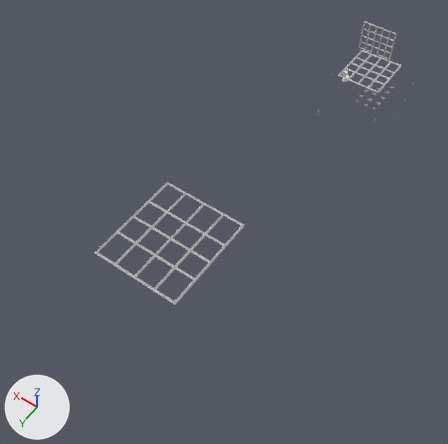
Two versions of the Blender file blender/level.blend, one commit apart.
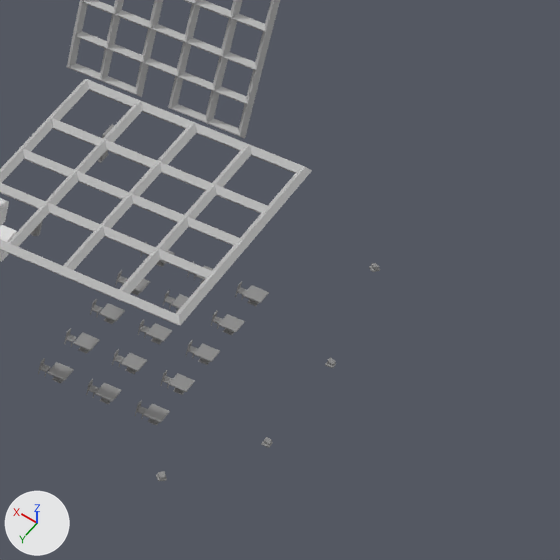
Each version appears first whole from a 50 mm camera at (-91.1, 236.0, 198.0) aimed at (-3.6, 113.4, 5.5), and next in a close-up on the part from 77% to 100% of the width and 8% to 30% of the height. Every picture has the same lights, and +X, +Y and +Z are marked at lower left.

Objects in the first close-up: 'Cash Register.002', 'Cash Register.004', 'Chair', 'Entrance', 'FoodCourtWindow', 'Table'.
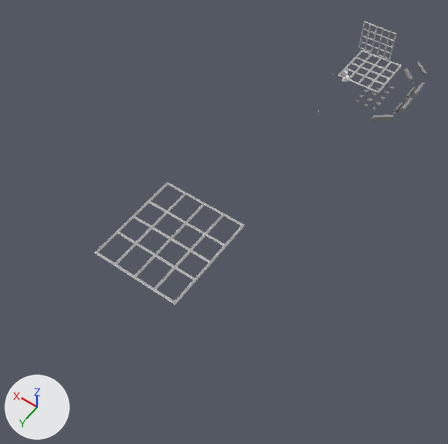
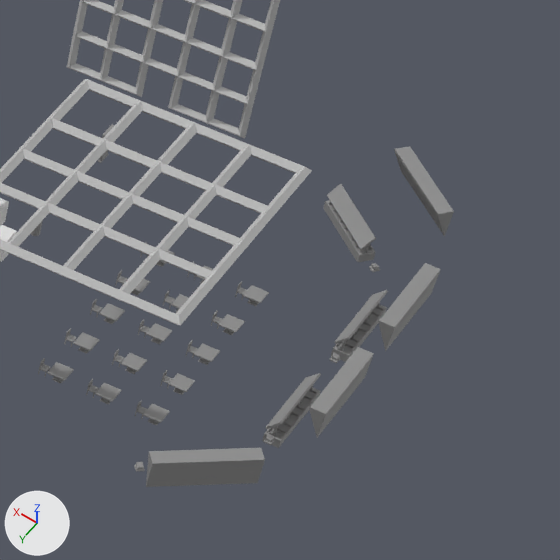
Commit message: Added some food court stuff

Where the change shows, as pixel boxes (x1, y1, x2, y2) in the close-ups (560 x 560 px):
'FoodMenu.003', added: after (146, 448, 265, 487)
'FoodMenu.002', added: after (309, 347, 374, 438)
'FoodTray.003', added: after (323, 184, 376, 262)
'FoodMenu.001', added: after (379, 263, 441, 351)
'FoodMenu', added: after (394, 146, 454, 236)
'FoodTray.001', added: after (262, 373, 321, 448)
'FoodTray', added: after (331, 290, 388, 362)
'Cash Register.002', moved: before (156, 471, 167, 481); after (134, 462, 145, 471)
'Cash Register.004', moved: before (325, 357, 336, 368); after (329, 352, 340, 363)

What changed in the scene script:
```text
Add me_cube_001_1:
    me_cube_001_1.from_pydata([(4.5, -1.42, 0.0), (4.5, -1.42, -0.17), (4.5, 0.0, 0.0), (4.5, -0.14, -2.63), (0.0, -1.42, 0.0), (0.0, -1.42, -0.17), (0.0, 0.0, 0.0), (0.0, -0.14, -2.63)], [], [(0, 1, 3, 2), (6, 7, 5, 4), (2, 3, 7, 6), (4, 5, 1, 0), (2, 6, 4, 0), (7, 3, 1, 5)])
    me_cube_001_1.materials.append(mat_assetmaterial_001)  # grey #8f8f8f
Add me_cube_003_1:
    me_cube_003_1.from_pydata(...)  # 156 vertices, 152 faces; spans x 0.0..2.5, y -0.04..1.5, z 0.0..2.51
    me_cube_003_1.materials.append(mat_assetmaterial_001)  # grey #8f8f8f
Change ob_cash_register_002:
    ob_cash_register_002.location: (-23.56, 21.28, 0.79) -> (-21.56, 21.28, 0.79)
Change ob_cash_register_004:
    ob_cash_register_004.location: (-28.75, 0.5, 0.77) -> (-28.75, -0.3, 0.77)
Add ob_foodmenu_003:
    ob_foodmenu_003 = bpy.data.objects.new('FoodMenu.003', me_cube_001_1)
    ob_foodmenu_003.location = (-31.4, 21.3, 7.0)
    ob_foodmenu_003.rotation_euler = (0.0, 0.0, 0.668)  # degrees (0, 0, 38)
    _m = ob_foodmenu_003.modifiers.new('Array', 'ARRAY')
Add ob_foodmenu_002:
    ob_foodmenu_002 = bpy.data.objects.new('FoodMenu.002', me_cube_001_1)
    ob_foodmenu_002.location = (-33.0, 4.6, 7.0)
    ob_foodmenu_002.rotation_euler = (0.0, 0.0, 1.571)  # degrees (0, 0, 90)
    _m = ob_foodmenu_002.modifiers.new('Array', 'ARRAY')
Add ob_foodmenu_001:
    ob_foodmenu_001 = bpy.data.objects.new('FoodMenu.001', me_cube_001_1)
    ob_foodmenu_001.location = (-33.0, -8.4, 7.0)
    ob_foodmenu_001.rotation_euler = (0.0, 0.0, 1.571)  # degrees (0, 0, 90)
    _m = ob_foodmenu_001.modifiers.new('Array', 'ARRAY')
Add ob_foodmenu:
    ob_foodmenu = bpy.data.objects.new('FoodMenu', me_cube_001_1)
    ob_foodmenu.location = (-24.0, -22.0, 7.0)
    ob_foodmenu.rotation_euler = (0.0, 0.0, 2.417)  # degrees (0, 0, 138)
    _m = ob_foodmenu.modifiers.new('Array', 'ARRAY')
Add ob_foodtray_003:
    ob_foodtray_003 = bpy.data.objects.new('FoodTray.003', me_cube_003_1)
    ob_foodtray_003.location = (-19.0, -19.0, 0.0)
    ob_foodtray_003.rotation_euler = (0.0, 0.0, 2.412)  # degrees (0, 0, 138)
    _m = ob_foodtray_003.modifiers.new('Array', 'ARRAY')
    _m.count = 3
Add ob_foodtray_001:
    ob_foodtray_001 = bpy.data.objects.new('FoodTray.001', me_cube_003_1)
    ob_foodtray_001.location = (-28.0, 4.0, 0.0)
    ob_foodtray_001.rotation_euler = (0.0, 0.0, 1.571)  # degrees (0, 0, 90)
    _m = ob_foodtray_001.modifiers.new('Array', 'ARRAY')
    _m.count = 3
Add ob_foodtray:
    ob_foodtray = bpy.data.objects.new('FoodTray', me_cube_003_1)
    ob_foodtray.location = (-28.0, -9.0, 0.0)
    ob_foodtray.rotation_euler = (0.0, 0.0, 1.571)  # degrees (0, 0, 90)
    _m = ob_foodtray.modifiers.new('Array', 'ARRAY')
    _m.count = 3
```
